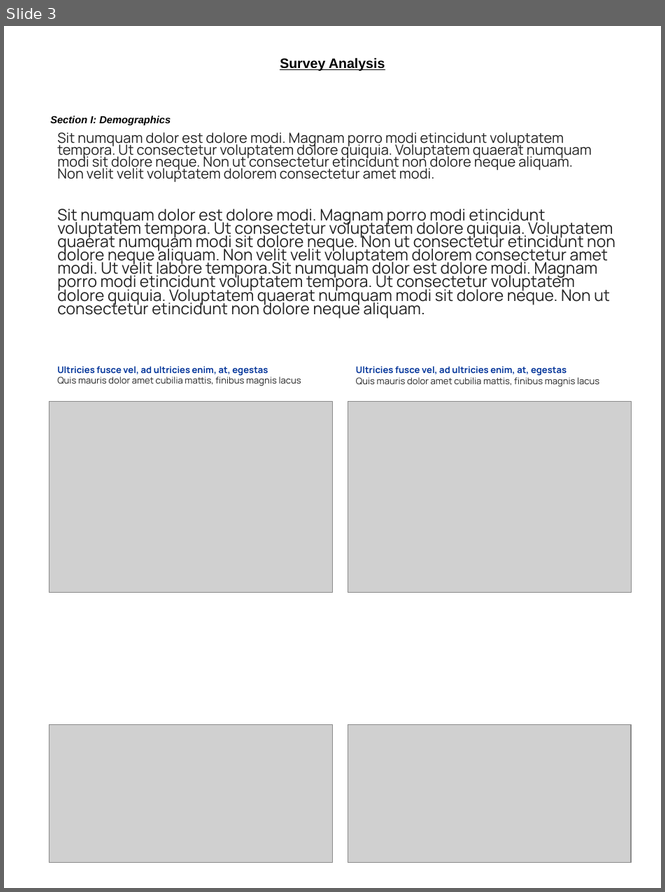
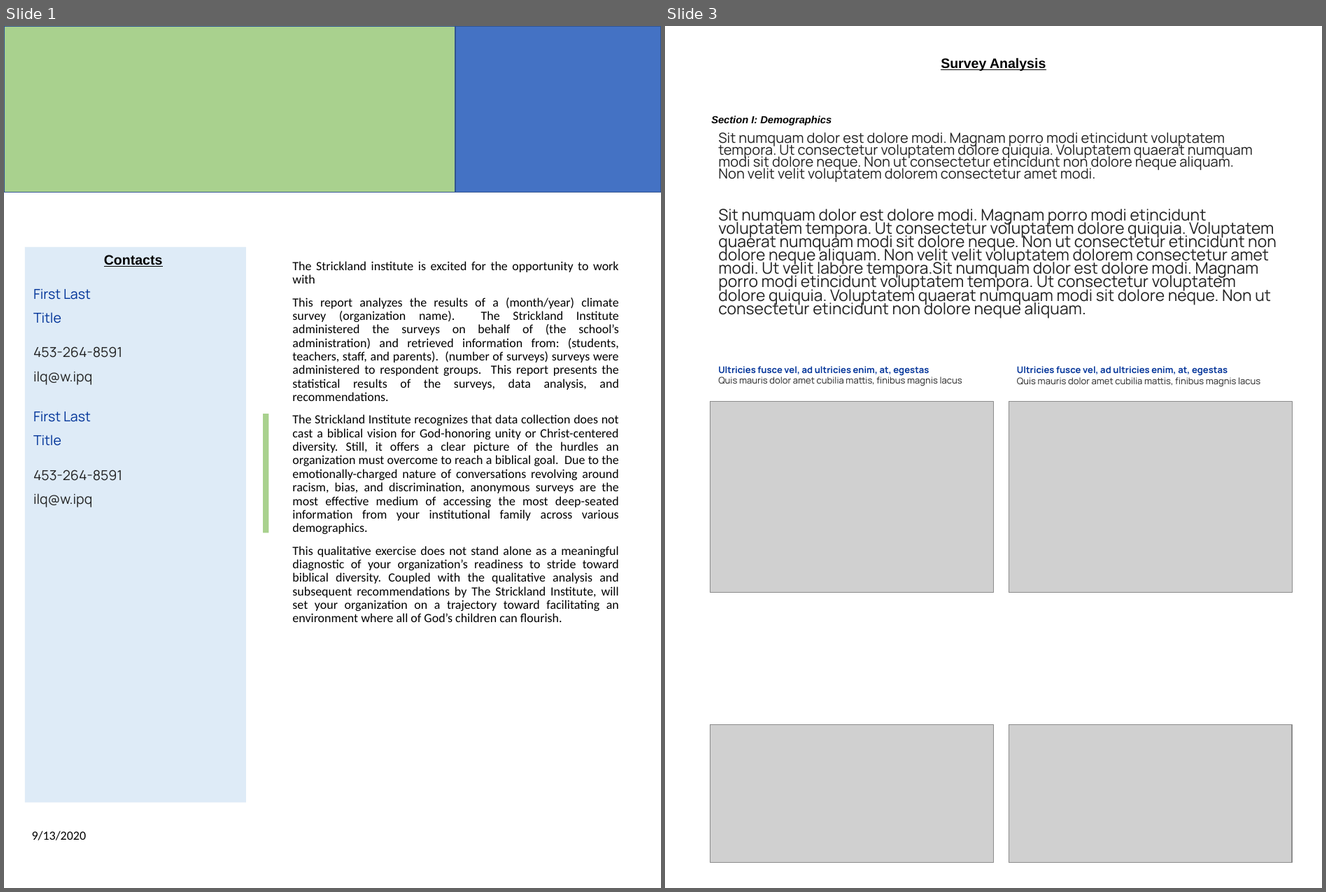
Before and after one commit to culteng/survey_analysis, a slide deck: template/ppt_template_v01.pptx. Shown side by side, each under a label of ours: slide 3 before the commit, slides 1 and 3 after it; the slides between them are not shown. The pictures are 665x892 and 1326x892 pixels, drawn with LibreOffice and Linux fonts; fonts in the diff are those of the drawing; grey boxes stand for pictures; background and template pictures are left out. Boxes give left, top, right and bottom in pixels: in the first picture for what was removed or moved away, otherwise in the second. Text is boxed around its words. In the diff, an @@ line names an element or a change of style, - is before the commit and + after.

```diff
--- a/template/ppt_template_v01.pptx
+++ b/template/ppt_template_v01.pptx
@@ slide 1 added at (4, 26, 661, 888), background #FFFFFF @@
@@ rectangle added at (4, 26, 455, 193), fill #A9D18E, outline #325491 1 pt @@
@@ rectangle added at (455, 26, 661, 193), fill #4472C4, outline #325491 1 pt @@
@@ rectangle added at (24, 247, 245, 803), fill #DEEBF7 @@
@@ text added at (104, 255, 163, 267), 12 pt, text #000000, bold, underline @@
+Contacts
@@ text added at (292, 261, 619, 622), 11 pt, text #000000 @@
+The Strickland institute is excited for the opportunity to work with
+This report analyzes the results of a (month/year) climate survey (organization name). The Strickland Institute administered the surveys on behalf of (the school’s administration) and retrieved information from: (students, teachers, staff, and parents). (number of surveys) surveys were administered to respondent groups. This report presents the statistical results of the surveys, data analysis, and recommendations.
+The Strickland Institute recognizes that data collection does not cast a biblical vision for God-honoring unity or Christ-centered diversity. Still, it offers a clear picture of the hurdles an organization must overcome to reach a biblical goal. Due to the emotionally-charged nature of conversations revolving around racism, bias, and discrimination, anonymous surveys are the most effective medium of accessing the most deep-seated information from your institutional family across various demographics.
+This qualitative exercise does not stand alone as a meaningful diagnostic of your organization’s readiness to stride toward biblical diversity. Coupled with the qualitative analysis and subsequent recommendations by The Strickland Institute, will set your organization on a trajectory toward facilitating an environment where all of God’s children can flourish.
@@ text added at (33, 289, 122, 385), 12 pt, text #222222 @@
+First Last
+Title
+453-264-8591
+ilq@w.ipq
@@ text added at (33, 412, 122, 508), 12 pt, text #222222 @@
+First Last
+Title
+453-264-8591
+ilq@w.ipq
@@ rectangle added at (263, 414, 269, 533), fill #A9D18E @@
@@ text added at (32, 831, 87, 841), 11 pt, text #000000 @@
+9/13/2020
```
Also in this commit, not shown: 1 slide removed, 9 other files.
